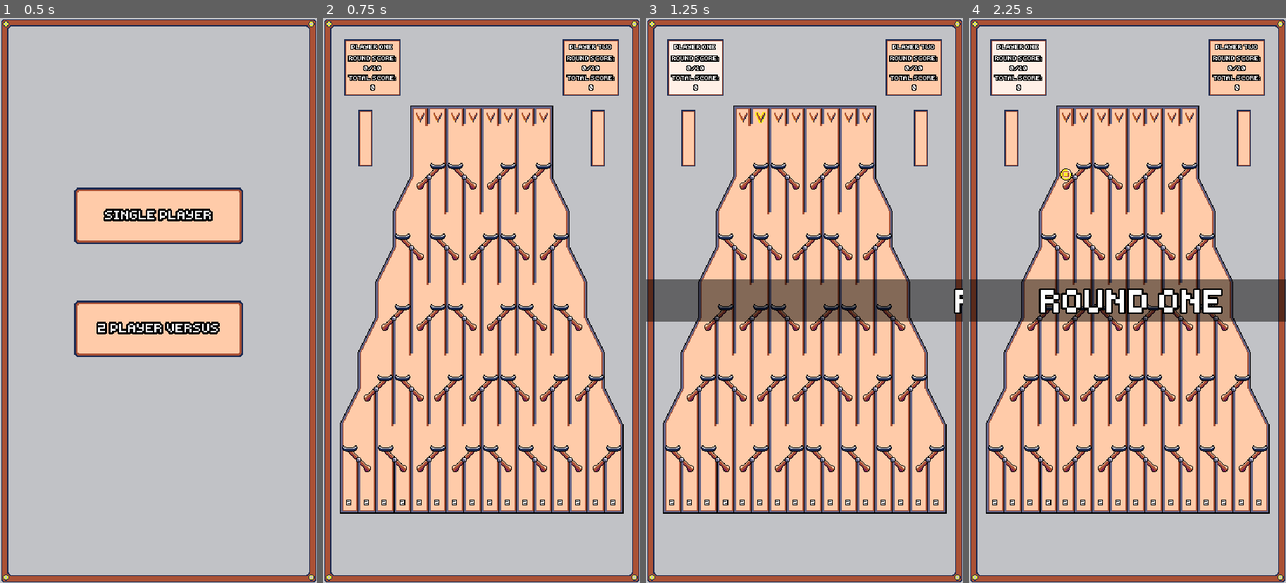
Above: before the commit, frames 1-4 (left to right).
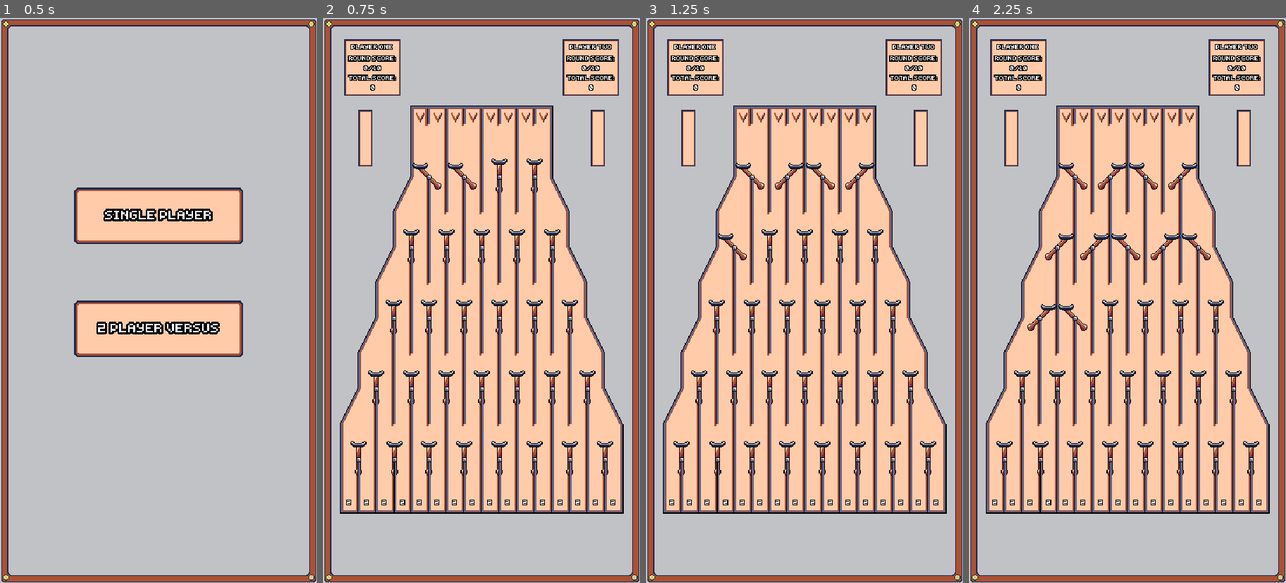
Above: after the commit, the same moments.

Repository: nico-bebop/Coin-Drop
Game: Godot game, scene res://menu/main_menu.tscn
Same seed, same stepped clock (60 frames per second), same inputs: the game is played once before the commit and once after it.
Inputs (mouse positions are in pixels of both pictures, inside the frame that each line leads up to):
- Up to frame 1 (0.5 s): no input
- Up to frame 2 (0.75 s): click "2 PLAYER VERSUS" at 0.5 s
- Up to frame 3 (1.25 s): no input
- Up to frame 4 (2.25 s): move the mouse to (1067, 119) at 1.27 s; click (1067, 119) at 1.35 s; move the mouse to (1083, 119) at 2.02 s; click (1083, 119) at 2.1 s

Frame 1 is identical in both runs. In frame 2, 4.7% of the frame differs, in the area x 6-95%, y 24-81%; in frame 3, 12%; in frame 4, 12%, in the area x 0-100%, y 4-81%.

Commit message:
Board ready animation

Diff:
--- /dev/null
+++ b/board/board.gd
@@ -0,0 +1,10 @@
+extends Node2D
+
+signal board_ready
+
+
+func _ready():
+	for switch in get_tree().get_nodes_in_group(Globals.GROUP_SWITCHES):
+		switch.set_random_position()
+		yield(switch.get("animation_player"), "animation_finished")
+	emit_signal("board_ready")
--- a/board/board.tscn
+++ b/board/board.tscn
@@ -6,6 +6,7 @@
 [ext_resource path="res://board/ui/player.tscn" type="PackedScene" id=4]
 [ext_resource path="res://board/moving_parts/switch.tscn" type="PackedScene" id=5]
 [ext_resource path="res://board/fixed_parts/score_slot.tscn" type="PackedScene" id=6]
+[ext_resource path="res://board/board.gd" type="Script" id=7]
 [ext_resource path="res://assets/sprites/game/board.png" type="Texture" id=8]
 [ext_resource path="res://assets/sprites/game/slots.png" type="Texture" id=9]
 [ext_resource path="res://board/ui/turn_system.gd" type="Script" id=10]
@@ -158,6 +159,7 @@
 }
 
 [node name="Board" type="Node2D"]
+script = ExtResource( 7 )
 
 [node name="Background" type="Sprite" parent="."]
 position = Vector2( 180, 320 )
@@ -431,6 +433,9 @@
 margin_left = 32.0
 margin_right = 48.0
 
+[connection signal="board_ready" from="." to="Slots" method="_on_Board_board_ready"]
+[connection signal="board_ready" from="." to="RoundTransition" method="_on_Board_board_ready"]
+[connection signal="board_ready" from="." to="TurnSystem" method="_on_Board_board_ready"]
 [connection signal="no_moving_coins" from="Coins" to="TurnSystem" method="_on_Coins_no_moving_coins"]
 [connection signal="round_ended" from="TurnSystem" to="RoundTransition" method="_on_TurnSystem_round_ended"]
 [connection signal="round_ended" from="TurnSystem" to="TurnSystem/Player1" method="_on_TurnSystem_round_ended"]
--- a/board/globals.gd
+++ b/board/globals.gd
@@ -11,3 +11,7 @@
 const NO_SCORE = " - "
 
 const ROUNDS = ["ROUND ONE", "ROUND TWO", "ROUND THREE", "FINAL ROUND"]
+
+const GROUP_SWITCHES = "Switches"
+const GROUP_SLOTS = "Slots"
+const GROUP_COINS = "Coins"
--- a/board/interactive_parts/slot.gd
+++ b/board/interactive_parts/slot.gd
@@ -2,7 +2,7 @@
 
 const Coin = preload("res://board/moving_parts/coin.tscn")
 
-var clickable = true
+var clickable = false
 
 onready var coin_sprite = $CoinSprite
 onready var coins = $"../../Coins"
--- a/board/interactive_parts/slot.tscn
+++ b/board/interactive_parts/slot.tscn
@@ -30,7 +30,7 @@
 [sub_resource type="RectangleShape2D" id=1]
 extents = Vector2( 6, 6 )
 
-[node name="Slot" type="Area2D" groups=["Slot"]]
+[node name="Slot" type="Area2D" groups=["Slots"]]
 collision_mask = 0
 script = ExtResource( 1 )
 
@@ -38,7 +38,7 @@
 visible = false
 frames = SubResource( 8 )
 animation = "HorizontalFlip"
-frame = 5
+frame = 0
 playing = true
 
 [node name="CollisionShape2D" type="CollisionShape2D" parent="."]
--- a/board/interactive_parts/slots.gd
+++ b/board/interactive_parts/slots.gd
@@ -3,8 +3,9 @@
 onready var animation_player = $AnimationPlayer
 
 
-func _ready():
+func _on_Board_board_ready():
 	animation_player.play("Highlight")
+	change_slots_state(true)
 
 
 func _on_TurnSystem_turn_ready():
@@ -13,5 +14,5 @@
 
 
 func change_slots_state(value = false):
-	for slot in get_tree().get_nodes_in_group("Slot"):
+	for slot in get_tree().get_nodes_in_group(Globals.GROUP_SLOTS):
 		slot.clickable = value
--- a/board/moving_parts/switch.gd
+++ b/board/moving_parts/switch.gd
@@ -5,13 +5,12 @@
 export(String) var orientation
 
 
-func _ready():
+func set_random_position():
 	randomize()
 	if randi() % 2 == 0:
 		animation_player.play("FlipToLeft")
 	else:
 		animation_player.play("FlipToRight")
-	animation_player.seek(0.6)
 
 
 func flip_contrary():
--- a/board/moving_parts/switch.tscn
+++ b/board/moving_parts/switch.tscn
@@ -200,7 +200,7 @@
 [sub_resource type="RectangleShape2D" id=2]
 extents = Vector2( 3, 3 )
 
-[node name="Switch" type="RigidBody2D"]
+[node name="Switch" type="RigidBody2D" groups=["Switches"]]
 collision_layer = 2
 collision_mask = 0
 mode = 1
--- a/board/ui/round_transition.gd
+++ b/board/ui/round_transition.gd
@@ -4,7 +4,7 @@
 onready var label = $Label
 
 
-func _ready():
+func _on_Board_board_ready():
 	round_start_animation(0)
 
 
--- a/board/ui/turn_system.gd
+++ b/board/ui/turn_system.gd
@@ -11,12 +11,11 @@
 onready var player1 = $Player1
 onready var player2 = $Player2
 
-
 signal turn_ready
 signal round_ended(current_round)
 
 
-func _ready():
+func _on_Board_board_ready():
 	change_active_player(player1, player2)
 
 
Not shown: 1 places in board/board.tscn that only renumber resources
